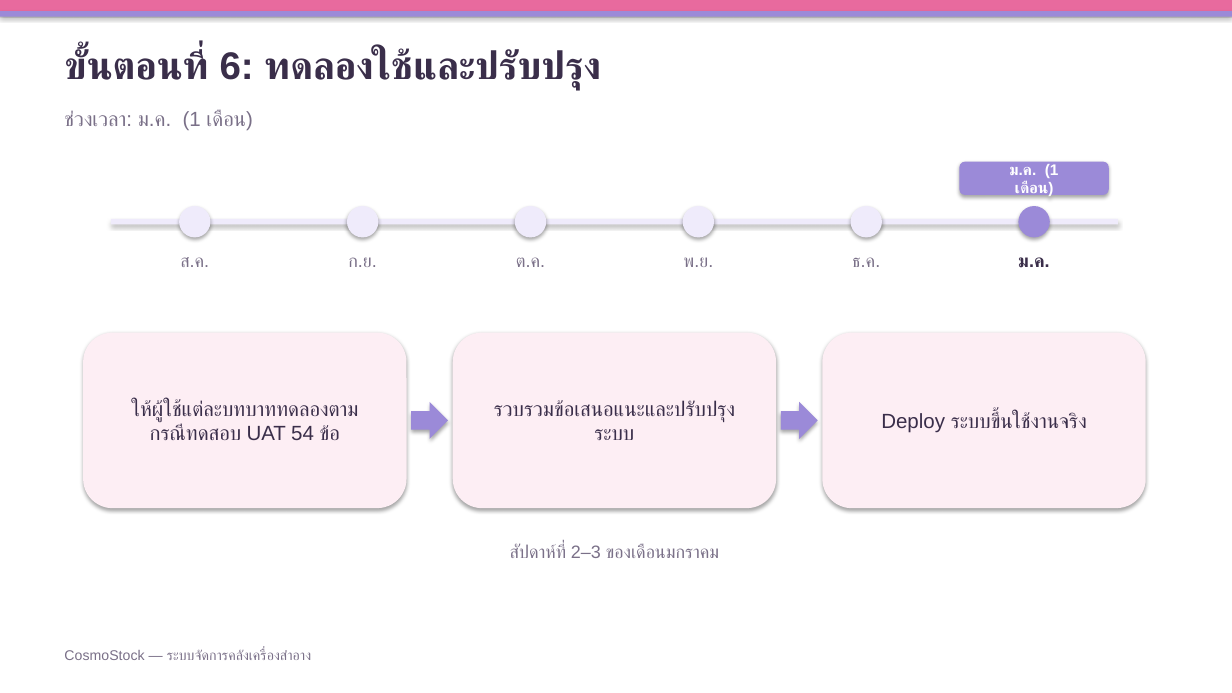
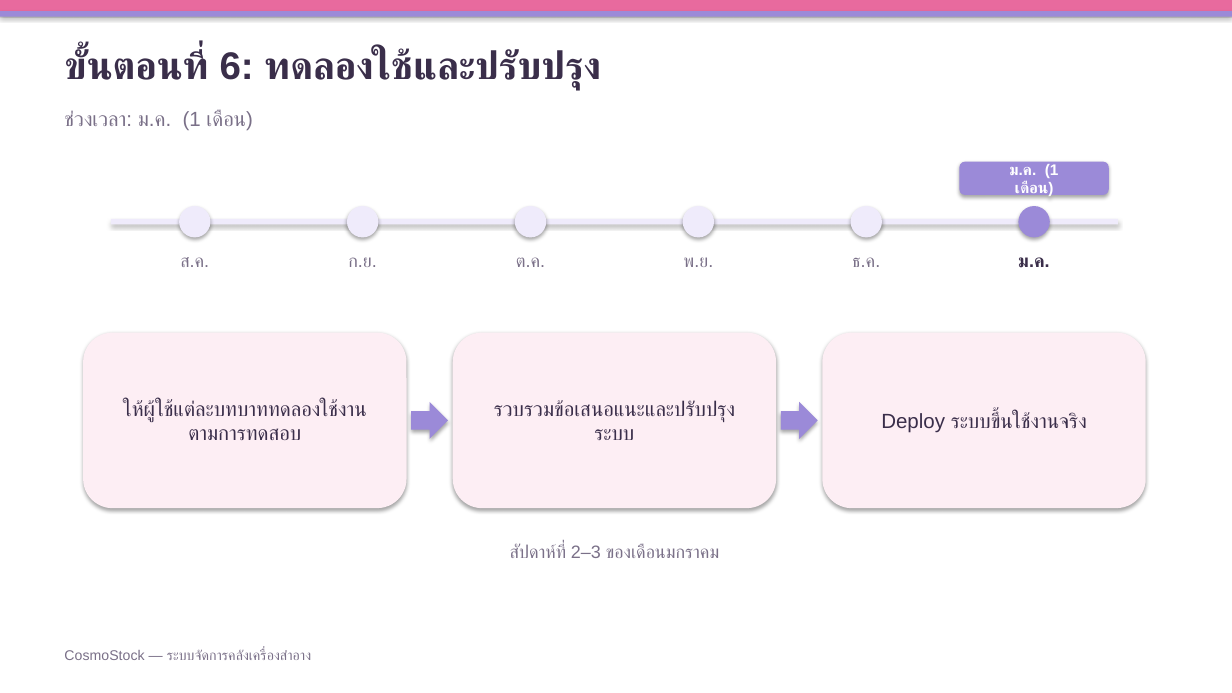
Before and after one commit to chakkrit4456/Cosmo-stock, a slide deck: slide 7 of doc/CosmoStock-ขั้นตอนการดำเนินงาน.pptx (slide 6 before the commit). Drawn at 1232x693 pixels with LibreOffice and Linux fonts; fonts in the diff are those of the drawing. Boxes give left, top, right and bottom in pixels: in the first picture for what was removed or moved away, otherwise in the second. Text is boxed around its words. In the diff, an @@ line names an element or a change of style, - is before the commit and + after.

```diff
--- a/doc/CosmoStock-ขั้นตอนการดำเนินงาน.pptx
+++ b/doc/CosmoStock-ขั้นตอนการดำเนินงาน.pptx
@@ text in rounded rectangle at (123, 400, 367, 422): text changed @@
-ให้ผู้ใช้แต่ละบทบาททดลองตามกรณีทดสอบ UAT 54 ข้อ
+ให้ผู้ใช้แต่ละบทบาททดลองใช้งานตามการทดสอบ
```
Also in this commit, not shown: 1 other slide changed, 2 slides added.
